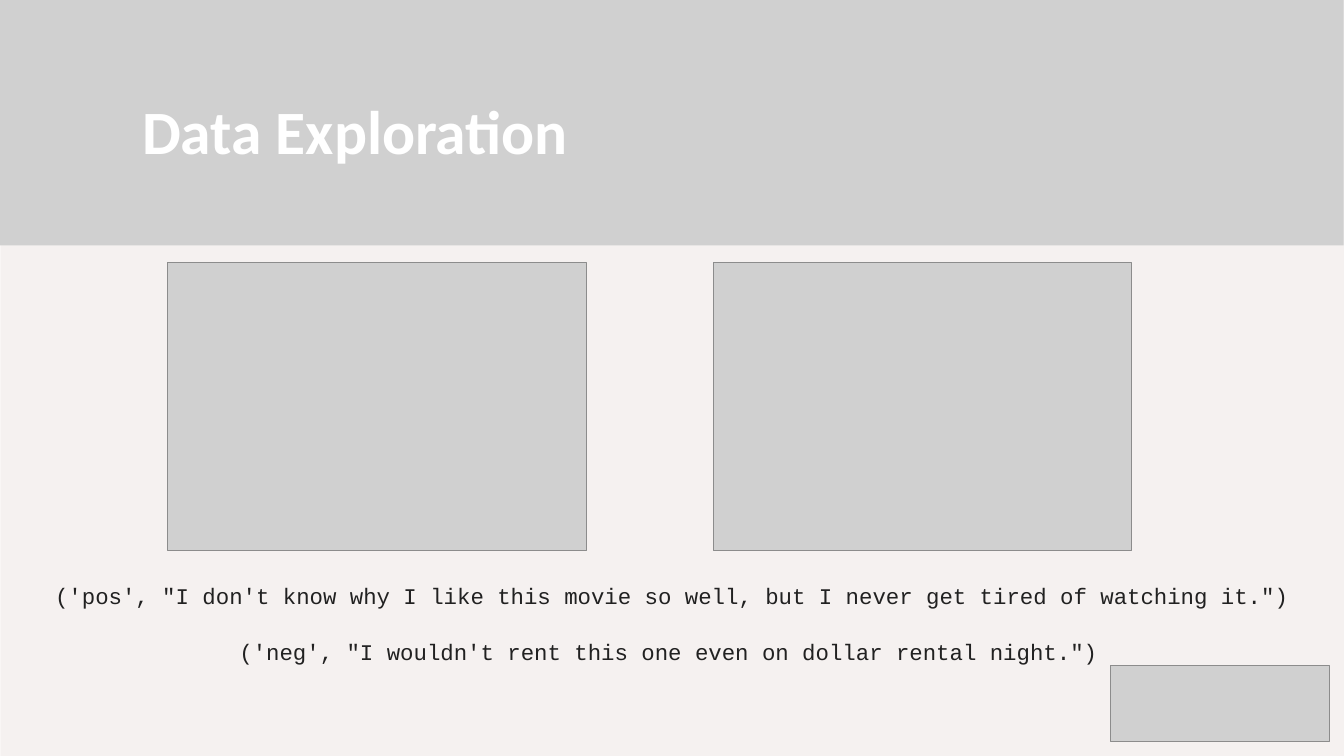
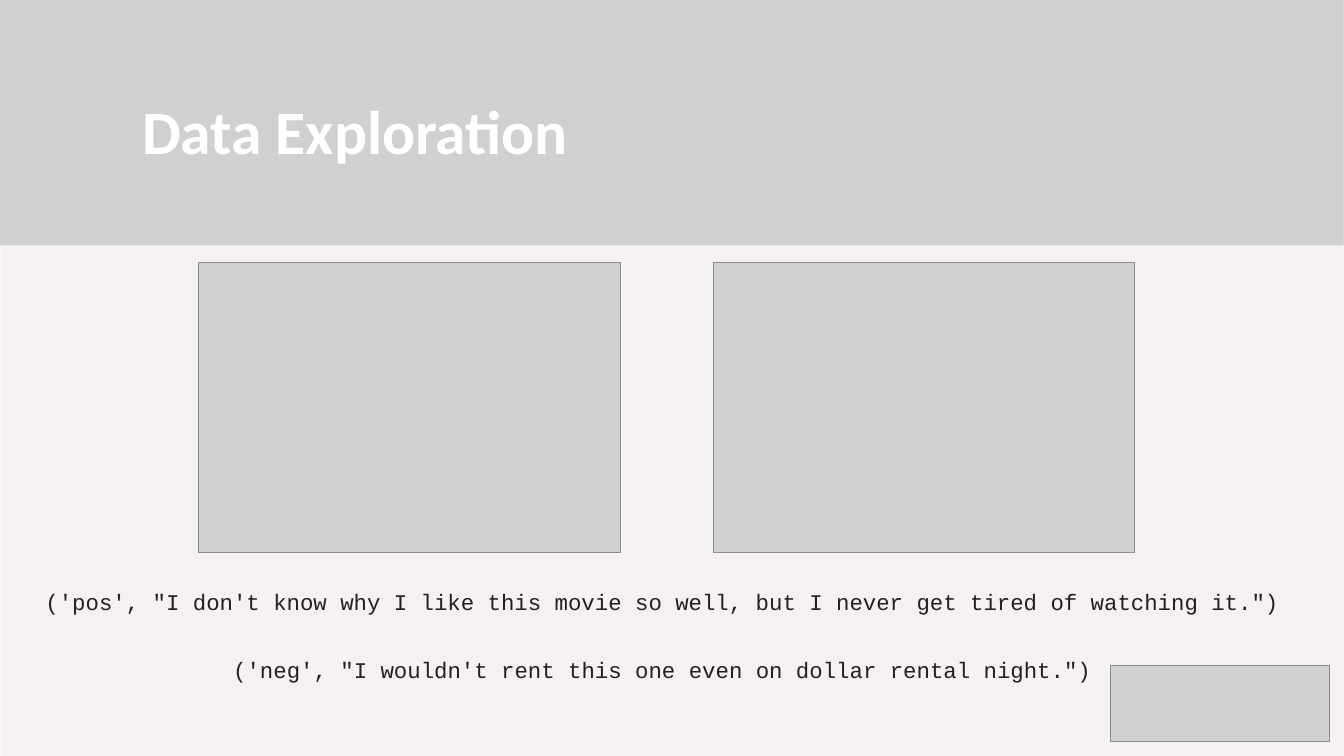
Before and after one commit to deepapborkar/NLPFinalProject, a slide deck: slide 5 of FinalPresentation.pptx (slide 4 before the commit). Drawn at 1344x756 pixels with LibreOffice and Linux fonts; fonts in the diff are those of the drawing; grey boxes stand for pictures; background and template pictures are left out. Boxes give left, top, right and bottom in pixels: in the first picture for what was removed or moved away, otherwise in the second. Text is boxed around its words. In the diff, an @@ line names an element or a change of style, - is before the commit and + after.

```diff
--- a/FinalPresentation.pptx
+++ b/FinalPresentation.pptx
@@ picture: place and size @@
-picture at (168,263,587,552)
+picture at (199,263,620,554)
@@ text "('pos', "I don't know why ...": place and size @@
-text "('pos', "I don't know why ..." at (55,588,1288,609)
+text "('pos', "I don't know why ..." at (45,594,1278,615)
@@ text "('neg', "I wouldn't rent this ...": place and size @@
-text "('neg', "I wouldn't rent this ..." at (239,644,1097,665)
+text "('neg', "I wouldn't rent this ..." at (233,662,1091,683)
```
Also in this commit, not shown: 6 other slides changed, 7 slides added, 1 slide removed, 4 other files.
